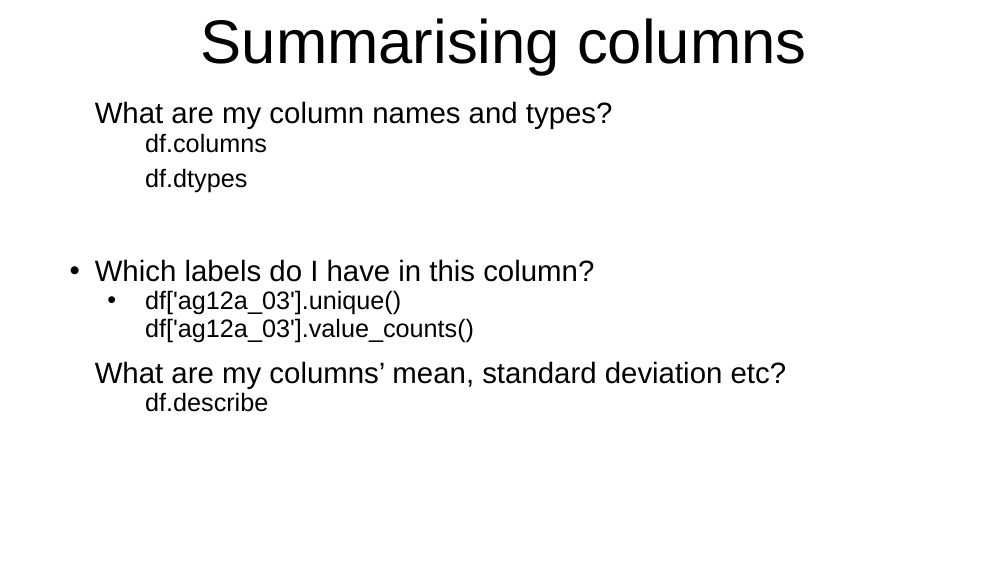
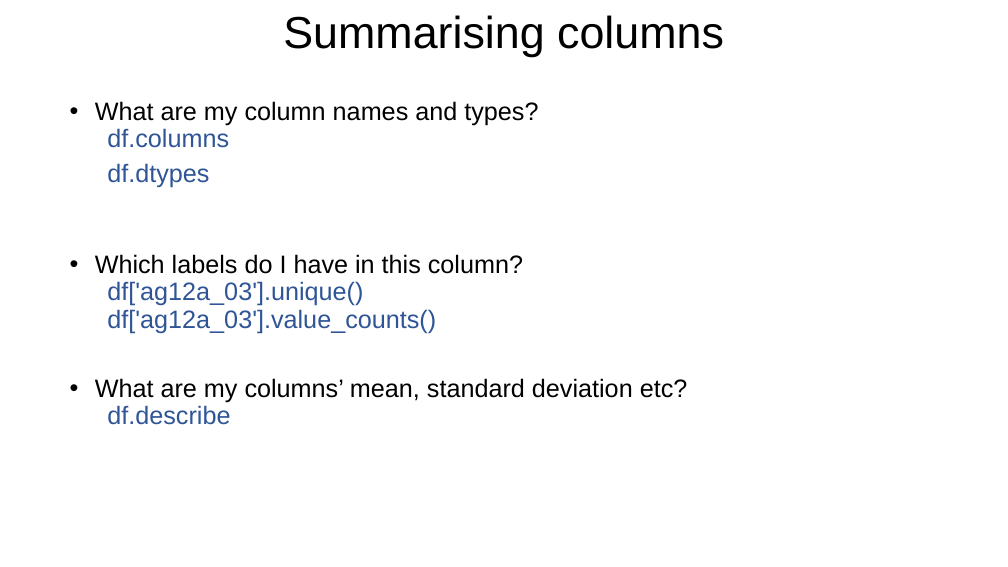
Before and after one commit to bodacea/datascienceforbeginners, a slide deck: slide 24 of Session 05 Cleaning and Exploring.ppt. Drawn at 1008x567 pixels with LibreOffice and Linux fonts; fonts in the diff are those of the drawing. Boxes give left, top, right and bottom in pixels: in the first picture for what was removed or moved away, otherwise in the second. Text is boxed around its words. In the diff, an @@ line names an element or a change of style, - is before the commit and + after.

```diff
--- a/Session 05 Cleaning and Exploring.ppt
+++ b/Session 05 Cleaning and Exploring.ppt
@@ title "Summarising columns" at (283,15,724,57): size 44 to 32 pt @@
@@ text "What are my column names ..." at (95,101,688,425): size 21 to 18 pt in "What are my column names and types?", "Which labels do I have in this ...", "What are my columns’ mean, standard deviation ..."; text colour #000000 to #2F5597 in "df.columns", "df.dtypes", "df['ag12a_03'].unique()", "df['ag12a_03'].value_counts()" and 1 more places; bullet colour #FFFFFF to #000000; bullet • to none @@
```
Also in this commit, not shown: 26 other slides changed, 2 slides added, 2 slides removed.
